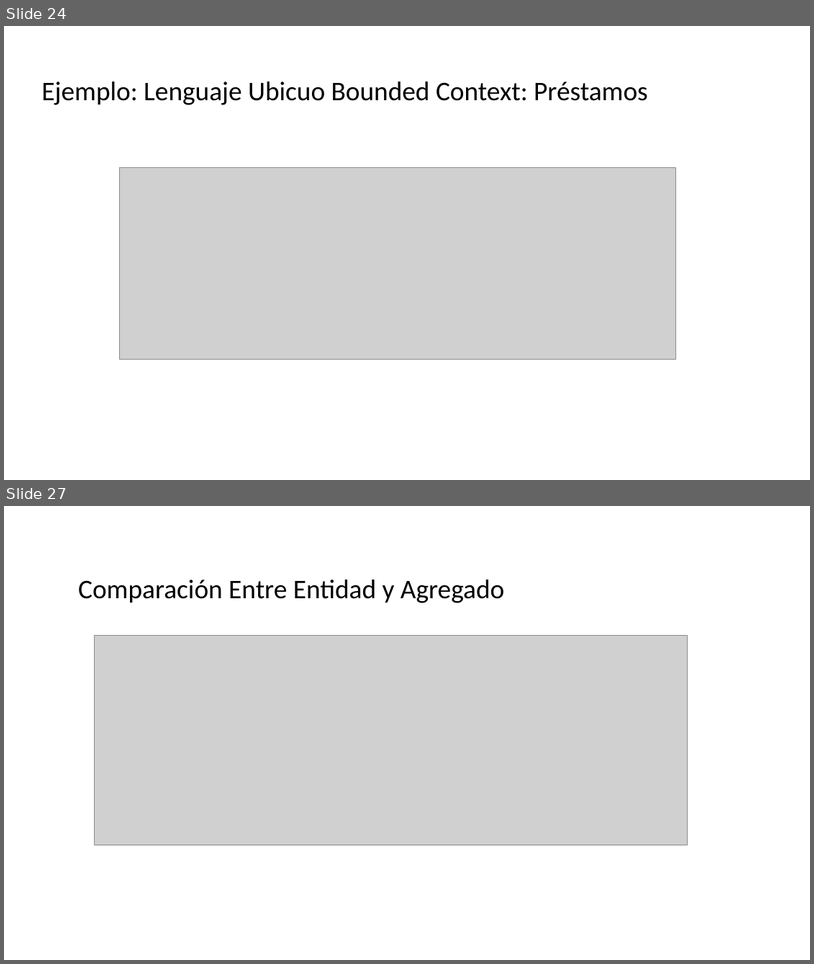
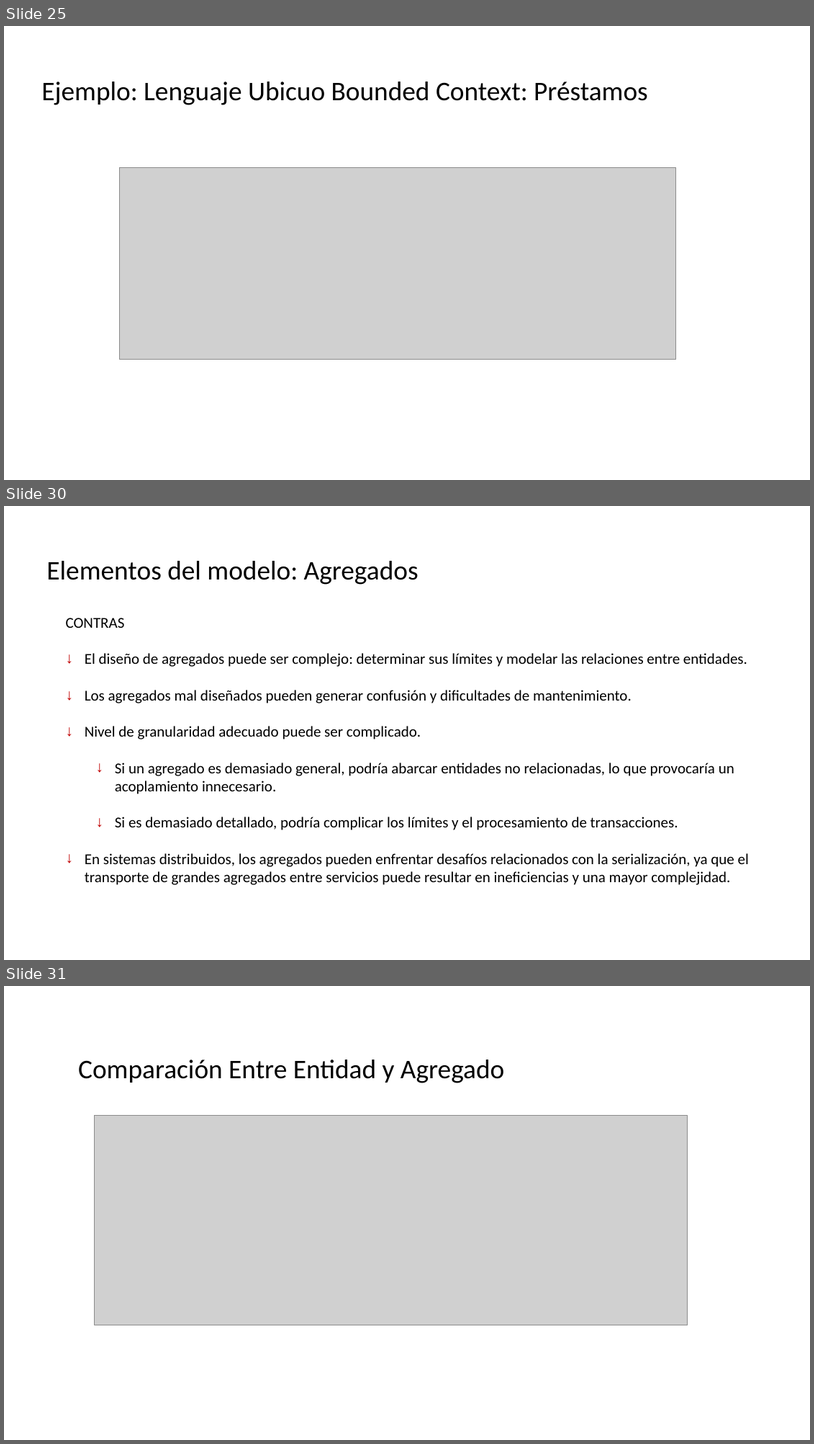
Before and after one commit to CesarLopez-Profe/Arquitectura-de-Software, a slide deck: Slides/9_DDD_Diseño.pptx. Shown one above the other, each under a label of ours: slides 24 and 27 before the commit, slides 25, 30 and 31 after it; the slides between them are not shown. The pictures are 814x964 and 814x1444 pixels, drawn with LibreOffice and Linux fonts; fonts in the diff are those of the drawing; grey boxes stand for pictures; background and template pictures are left out. Boxes give left, top, right and bottom in pixels: in the first picture for what was removed or moved away, otherwise in the second. Text is boxed around its words. In the diff, an @@ line names an element or a change of style, - is before the commit and + after.

```diff
--- a/Slides/9_DDD_Diseño.pptx
+++ b/Slides/9_DDD_Diseño.pptx
@@ slide 30 added at <box>4,506,810,960</box>, background picture (left out) @@
@@ text added at <box>46,561,419,584</box>, 32 pt, text #000000 @@
+Elementos del modelo: Agregados
@@ text added at <box>66,618,749,885</box>, 18 pt, text #000000 @@
+CONTRAS
+↓ El diseño de agregados puede ser complejo: determinar sus límites y modelar las relaciones entre entidades.
+↓ Los agregados mal diseñados pueden generar confusión y dificultades de mantenimiento.
+↓ Nivel de granularidad adecuado puede ser complicado.
+  ↓ Si un agregado es demasiado general, podría abarcar entidades no relacionadas, lo que provocaría un acoplamiento innecesario.
+  ↓ Si es demasiado detallado, podría complicar los límites y el procesamiento de transacciones.
+↓ En sistemas distribuidos, los agregados pueden enfrentar desafíos relacionados con la serialización, ya que el transporte de grandes agregados entre servicios puede resultar en ineficiencias y una mayor complejidad.
@@ what was slide 24 is now slide 25 @@
@@ what was slide 27 is now slide 31 @@
```
Also in this commit, not shown: 6 slides changed, 4 other slides added.
